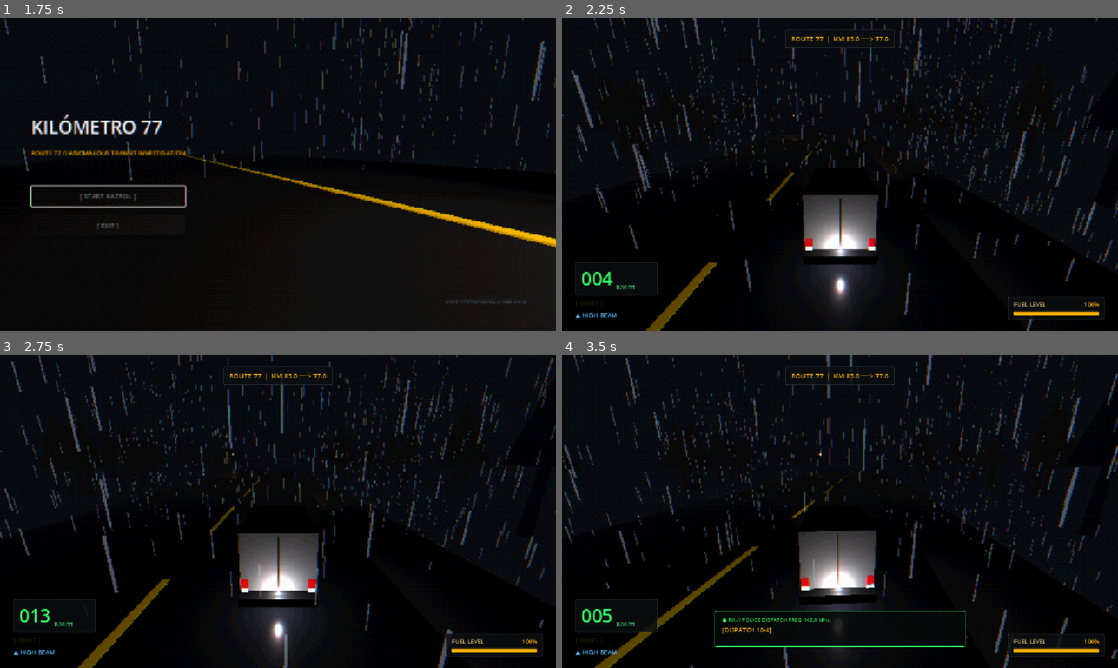
Above: before the commit, frames 1-4 (two rows, left to right).
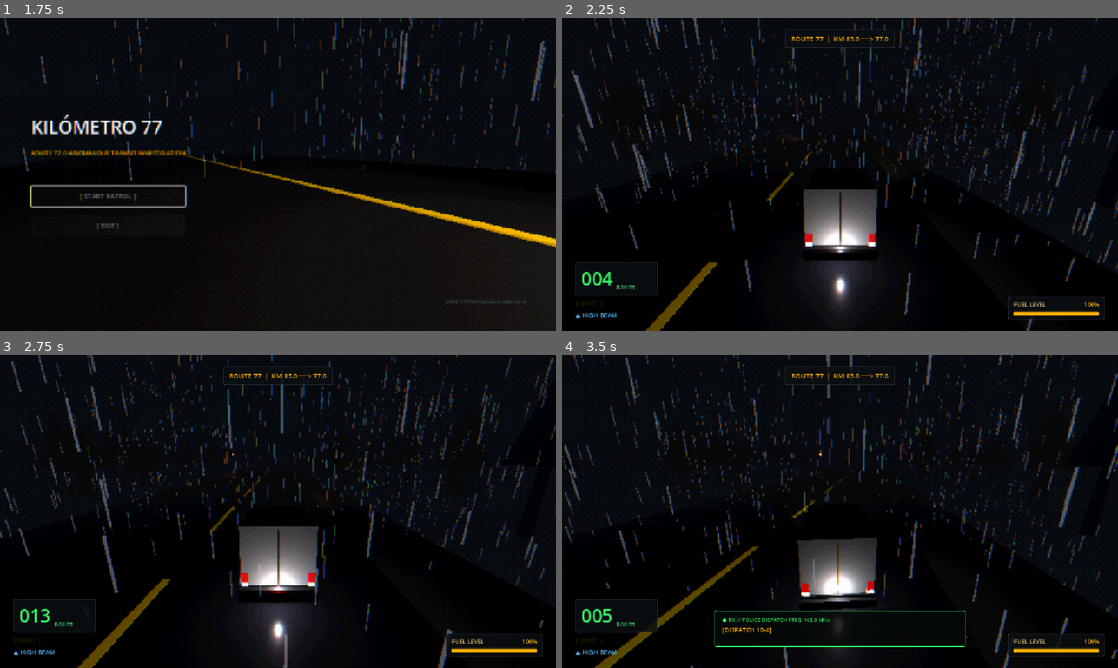
Above: after the commit, the same moments.

Repository: sebavidal10/km77
Game: Godot game, scene res://main_menu.tscn
The game is run twice, just before and just after one commit, with the same random seed, the same clock (stepped at 60 frames per second) and the same inputs.
Inputs:
- Up to frame 1 (1.75 s): click "[ START PATROL ]" at 0.5 s; hold Right (steer_right) from 1.28 s (still down); hold E (interact) from 1.28 s (still down)
- Up to frame 2 (2.25 s): release Right (steer_right) at 2.03 s; release E (interact) at 2.03 s; hold S (brake) from 2.03 s (still down); tap F (toggle_high_beams) at 2.1 s
- Up to frame 3 (2.75 s): keep holding S (brake)
- Up to frame 4 (3.5 s): release S (brake) at 2.78 s; hold Right (steer_right) from 2.78 s (still down); hold E (interact) from 2.78 s (still down)

Frame 1 is identical in both runs. In frame 2, 1.1% of the frame differs, in the area x 43-57%, y 54-79%; in frame 3, 1.6%; in frame 4, 2.4%, in the area x 42-57%, y 48-82%.

Commit message:
feat(physics): implement visual suspension body pitch, roll and idle vibration

Diff:
--- a/van.gd
+++ b/van.gd
@@ -114,13 +114,28 @@
 ## Destination kilometer goal.
 @export var target_kilometer: float = 77.0
 
-@export_group("Visual Chassis Roll")
-## Enables subtle body roll on the MeshInstance3D to convey weight shift during turns and drifts.
-@export var enable_body_roll: bool = true
+@export_group("Suspension Dynamics")
+## Enables suspension dynamics: body pitch, centrifugal roll, and idle vibration shiver.
+@export var enable_suspension_dynamics: bool = true
 ## Maximum roll angle in degrees during hard cornering.
-@export var max_body_roll_deg: float = 3.8
+@export var max_body_roll_deg: float = 4.2
 ## Speed of roll smoothing.
 @export var body_roll_speed: float = 8.5
+## Maximum pitch angle in degrees during hard acceleration or braking.
+@export var max_body_pitch_deg: float = 3.6
+## Speed of pitch smoothing.
+@export var body_pitch_speed: float = 7.5
+## Sensitivity factor translating acceleration (m/s^2) to pitch angle.
+@export var pitch_acceleration_factor: float = 0.024
+## Frequency multiplier for engine idle vibration shiver.
+@export var idle_shiver_frequency: float = 25.0
+## Maximum vertical displacement in meters for idle shiver.
+@export var idle_shiver_amplitude: float = 0.0035
+
+# Backward compatibility alias
+var enable_body_roll: bool:
+	get: return enable_suspension_dynamics
+	set(val): enable_suspension_dynamics = val
 
 @export_group("Environment & Gravity")
 ## Downward gravity acceleration.
@@ -205,6 +220,13 @@
 var _taillight_mat: StandardMaterial3D = null
 var _reverse_light_mat: StandardMaterial3D = null
 
+var _prev_forward_speed: float = 0.0
+var _current_pitch: float = 0.0
+var _current_roll: float = 0.0
+var _idle_shiver_time: float = 0.0
+var _idle_shiver_offset: float = 0.0
+var _base_visual_root_y: float = 0.0
+
 func _find_visual_mesh() -> MeshInstance3D:
 	var m := get_node_or_null("VisualRoot/CabMesh") as MeshInstance3D
 	if not m:
@@ -239,6 +261,8 @@
 	add_to_group("player")
 	collision_layer = 1
 	collision_mask = 1
+	if visual_root:
+		_base_visual_root_y = visual_root.position.y
 	_ensure_high_beams_action()
 	var tree := get_tree()
 	if tree and tree.current_scene:
@@ -353,8 +377,8 @@
 	# 11. Functional rotating and steering wheels
 	_process_wheel_transformations(delta)
 
-	# 12. Visual chassis roll animation linked to smoothed steering angle
-	_process_visual_roll(delta, forward_speed_state)
+	# 12. Visual suspension dynamics: longitudinal pitch, centrifugal roll, and idle shiver
+	_process_suspension_dynamics(delta, forward_speed_state)
 
 ## Starts the vehicle shutdown and blackout sequence.
 func _start_collapse() -> void:
@@ -463,6 +487,16 @@
 	_wheel_roll_angle = 0.0
 	_process_wheel_transformations(0.0)
 
+	_current_pitch = 0.0
+	_current_roll = 0.0
+	_idle_shiver_offset = 0.0
+	_idle_shiver_time = 0.0
+	_prev_forward_speed = 0.0
+	var target_suspension_node: Node3D = visual_root if visual_root else visual_mesh
+	if target_suspension_node:
+		target_suspension_node.rotation = Vector3.ZERO
+		target_suspension_node.position.y = _base_visual_root_y
+
 	# 5. Clear stall, mud drag, and shoulder state
 	is_stalled = false
 	_collapse_stage = 0
@@ -608,8 +642,28 @@
 var _wheel_roll_angle: float = 0.0
 @export var wheel_radius: float = 0.35
 
+func _ensure_wheel_nodes() -> void:
+	if not wheel_fl:
+		wheel_fl = get_node_or_null("VisualRoot/WheelFL") as Node3D
+	if not wheel_fr:
+		wheel_fr = get_node_or_null("VisualRoot/WheelFR") as Node3D
+	if not wheel_rl:
+		wheel_rl = get_node_or_null("VisualRoot/WheelRL") as Node3D
+	if not wheel_rr:
+		wheel_rr = get_node_or_null("VisualRoot/WheelRR") as Node3D
+	if not wheel_roll_fl:
+		wheel_roll_fl = get_node_or_null("VisualRoot/WheelFL/WheelRoll") as Node3D
+	if not wheel_roll_fr:
+		wheel_roll_fr = get_node_or_null("VisualRoot/WheelFR/WheelRoll") as Node3D
+	if not wheel_roll_rl:
+		wheel_roll_rl = get_node_or_null("VisualRoot/WheelRL/WheelRoll") as Node3D
+	if not wheel_roll_rr:
+		wheel_roll_rr = get_node_or_null("VisualRoot/WheelRR/WheelRoll") as Node3D
+
 ## Animates functional wheel rolling and front steering angles.
 func _process_wheel_transformations(delta: float) -> void:
+	_ensure_wheel_nodes()
+
 	if delta > 0.0:
 		var delta_roll: float = -(forward_speed_state / wheel_radius) * delta
 		_wheel_roll_angle = wrapf(_wheel_roll_angle + delta_roll, -PI, PI)
@@ -1055,18 +1109,51 @@
 	current_grip = move_toward(current_grip, target_grip, grip_recovery_speed * delta)
 	return lerpf(lat_speed, 0.0, 1.0 - exp(-current_grip * delta))
 
-## Applies subtle body roll to VisualRoot or MeshInstance3D to convey weight transfer.
-func _process_visual_roll(delta: float, fwd_speed: float) -> void:
-	if not enable_body_roll:
+## Applies visual suspension dynamics (pitch, roll, and idle vibration shiver) to VisualRoot.
+func _process_suspension_dynamics(delta: float, fwd_speed: float) -> void:
+	if not enable_suspension_dynamics:
 		return
+	if not visual_root:
+		visual_root = get_node_or_null("VisualRoot") as Node3D
 	var target_node: Node3D = visual_root if visual_root else visual_mesh
 	if not target_node:
 		return
 
+	# 1. Pitch (longitudinal cabeceo): nose dips under heavy braking, nose lifts under acceleration
+	var accel_long: float = 0.0
+	if delta > 0.0:
+		accel_long = (fwd_speed - _prev_forward_speed) / delta
+	_prev_forward_speed = fwd_speed
+
+	var target_pitch: float = clampf(
+		accel_long * pitch_acceleration_factor,
+		-deg_to_rad(max_body_pitch_deg),
+		deg_to_rad(max_body_pitch_deg)
+	)
+	_current_pitch = lerpf(_current_pitch, target_pitch, body_pitch_speed * delta)
+
+	# 2. Roll (balanceo lateral): body tilts toward outside of curves according to centrifugal force
 	var base_max_angle: float = deg_to_rad(max_steer_angle) if max_steer_angle > 1.5 else max_steer_angle
 	var steer_ratio: float = clampf(current_steer_angle / maxf(base_max_angle, 0.001), -1.0, 1.0)
 	var speed_ratio: float = clampf(absf(fwd_speed) / max_speed, 0.0, 1.0)
 	var drift_extra: float = 1.35 if is_drifting else 1.0
 
 	var target_roll: float = -steer_ratio * deg_to_rad(max_body_roll_deg) * speed_ratio * drift_extra
-	target_node.rotation.z = lerpf(target_node.rotation.z, target_roll, body_roll_speed * delta)
+	_current_roll = lerpf(_current_roll, target_roll, body_roll_speed * delta)
+
+	# 3. Idle Shiver: subtle vertical procedural vibration via sin(time * 25.0) when vehicle is stopped (< 1.0 km/h)
+	var is_idling: bool = absf(fwd_speed) < 0.28 and not is_stalled and current_fuel > 0.0
+	if is_idling:
+		_idle_shiver_time += delta * idle_shiver_frequency
+		_idle_shiver_offset = sin(_idle_shiver_time) * idle_shiver_amplitude
+	else:
+		_idle_shiver_offset = move_toward(_idle_shiver_offset, 0.0, 0.05 * delta)
+
+	# 4. Apply interpolated pitch, roll, and idle shiver to VisualRoot (CollisionShape3D remains static)
+	target_node.rotation.x = _current_pitch
+	target_node.rotation.z = _current_roll
+	target_node.position.y = _base_visual_root_y + _idle_shiver_offset
+
+## Backward compatibility alias for _process_suspension_dynamics.
+func _process_visual_roll(delta: float, fwd_speed: float) -> void:
+	_process_suspension_dynamics(delta, fwd_speed)
